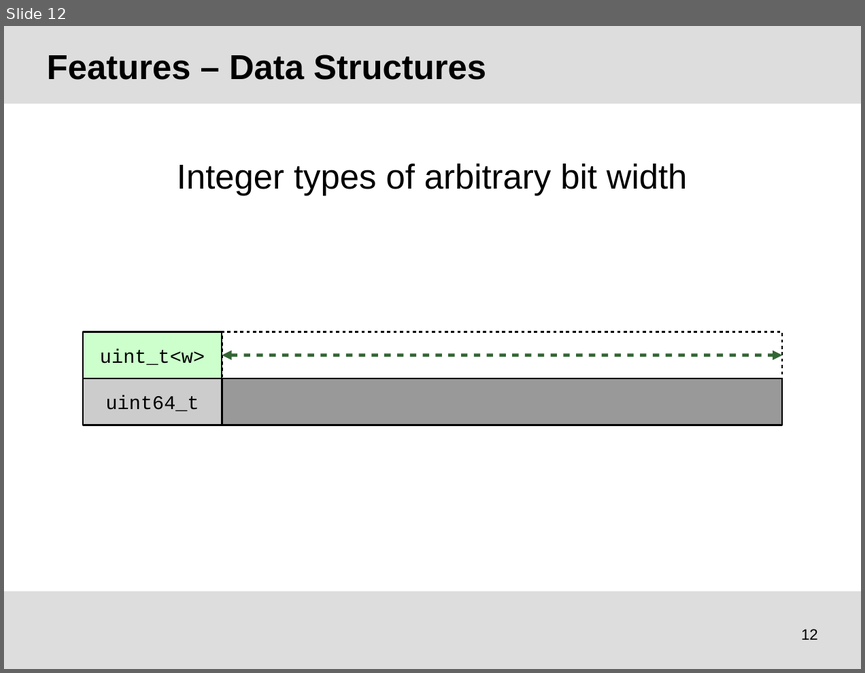
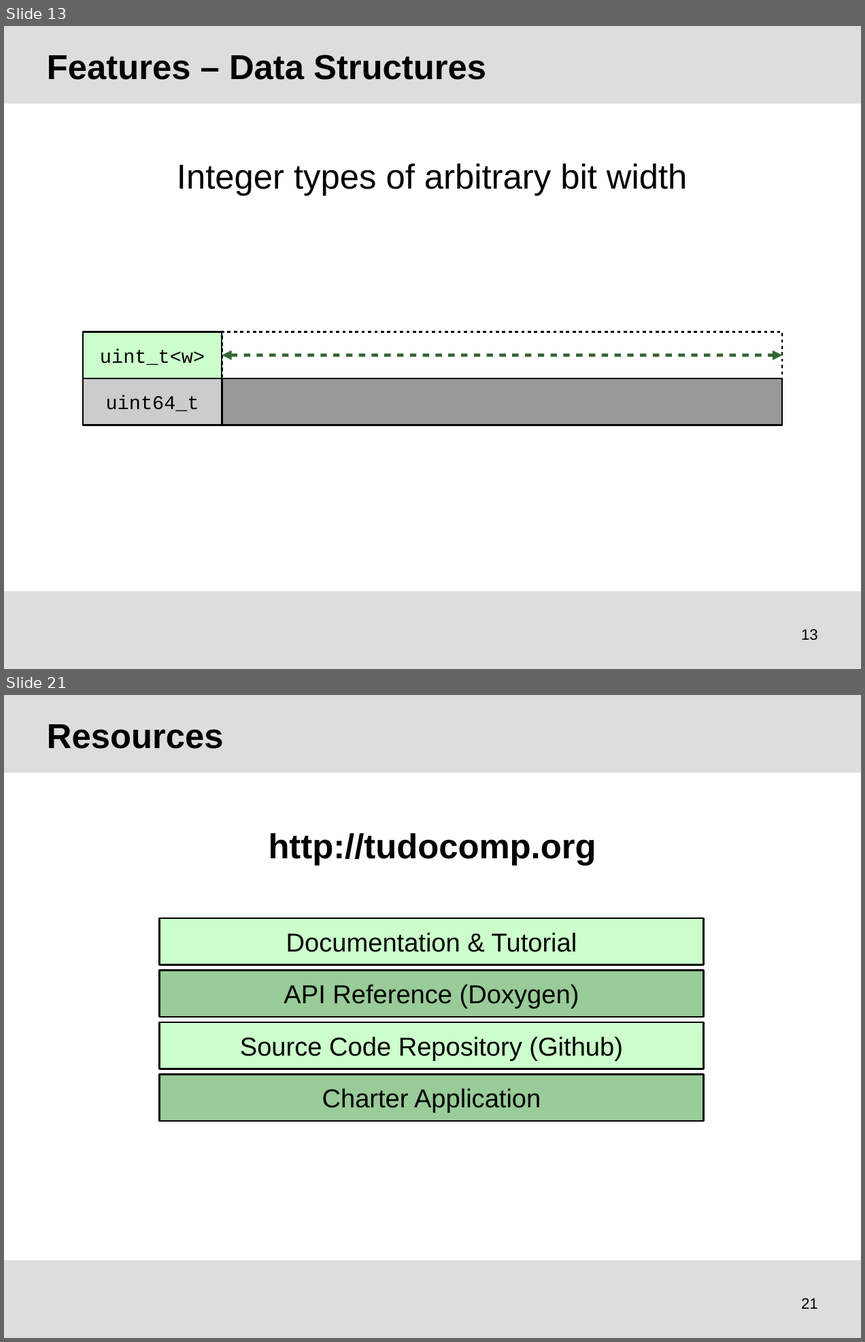
Before and after one commit to tudocomp/tudocomp, a slide deck: etc/presentation.odp. Shown one above the other, each under a label of ours: slide 12 before the commit, slides 13 and 21 after it; the slides between them are not shown. The pictures are 865x673 and 865x1342 pixels, drawn with LibreOffice and Linux fonts; fonts in the diff are those of the drawing; background and template pictures are left out. Boxes give left, top, right and bottom in pixels: in the first picture for what was removed or moved away, otherwise in the second. Text is boxed around its words. In the diff, an @@ line names an element or a change of style, - is before the commit and + after.

```diff
--- a/etc/presentation.odp
+++ b/etc/presentation.odp
@@ slide 21 added at (4,695,861,1338), background #FFFFFF; not listed: 2 template elements that a slide beside it also shows @@
@@ title added at (47,724,224,749), 32 pt, text #000000, bold @@
+Resources
@@ text added at (269,833,596,865), 32 pt, text #000000, bold @@
+http://tudocomp.org
@@ rectangle added at (160,918,704,965), fill #CCFFCC, outline #000000 1.5 pt, 24 pt, text #000000 @@
+Documentation & Tutorial
@@ rectangle added at (160,970,704,1017), fill #99CC99, outline #000000 1.5 pt, 24 pt, text #000000 @@
+API Reference (Doxygen)
@@ rectangle added at (160,1022,704,1069), fill #CCFFCC, outline #000000 1.5 pt, 24 pt, text #000000 @@
+Source Code Repository (Github)
@@ rectangle added at (160,1074,704,1121), fill #99CC99, outline #000000 1.5 pt, 24 pt, text #000000 @@
+Charter Application
@@ page number added at (801,1297,818,1308), 14 pt, text #000000 @@
+21
@@ what was slide 12 is now slide 13 @@
@@ page number at (801,628,818,640): text changed @@
-12
+13
```
Also in this commit, not shown: 7 slides changed, 4 other slides added, 3 slides removed.
